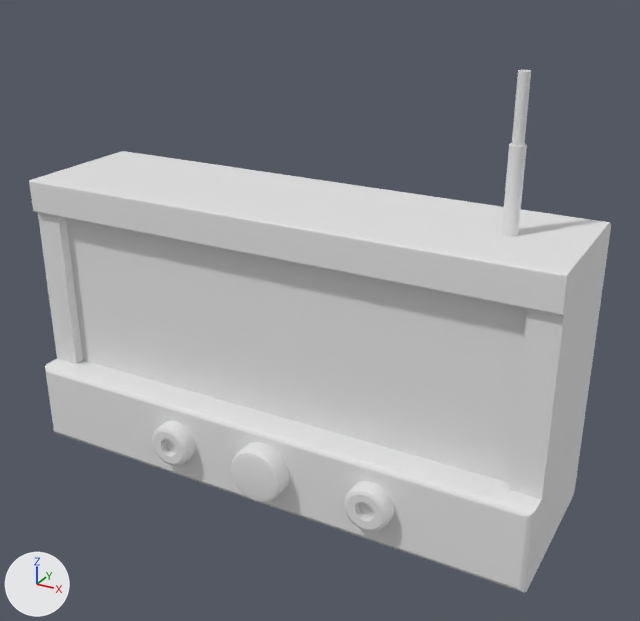
The FBX model Idea 1/FYP_IDEA1/Assets/Models/Radio.fbx: old version first, new version second.
Both versions are drawn from a 50 mm camera at (0.526, -0.478, 0.411) aimed at (0.233, 0.053, 0.145). Arrows for +X, +Y and +Z are at lower left; the lights stay in place. Materials are left out; every surface is plain grey. Where no turn or scale is listed for an object, it has been applied to the vertices.

Names of what the first picture shows: 'Radio'.
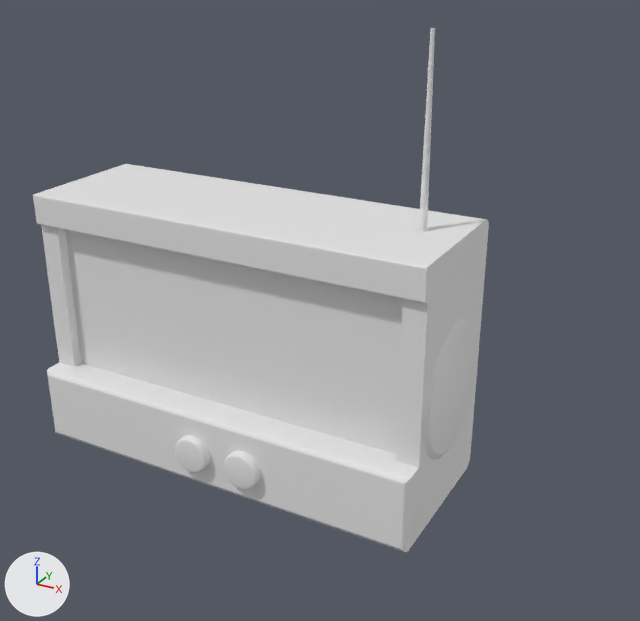
The change in detail:
me_mesh is used by ob_radio; location (0.0, 0.0, 0.0).
me_mesh had 475 vertices, 483 faces and spanned x -0.002..0.421, y -0.02..0.126, z 0.0..0.328.
me_mesh now has 356 vertices, 363 faces and spans x -0.007..0.341, y -0.013..0.126, z 0.0..0.348.
me_mesh part 1: the loose piece of 70 vertices spanning x -0.002..0.421, y -0.005..0.126, z 0.0..0.224 is scaled about its middle by (0.791, 1, 0.95), then moved by (-0.042, 0.0, -0.006).
me_mesh part 2: the loose piece of 81 vertices spanning x 0.196..0.24, y -0.02..0.005, z 0.013..0.057 is scaled about its middle by 0.686, then moved by (-0.018, 0.003, -0.006).
me_mesh part 3: the loose piece of 81 vertices spanning x 0.196..0.24, y -0.02..0.005, z 0.013..0.057 is copied, and the copy is scaled about its middle by 0.686, then moved by (-0.065, 0.003, -0.006); it spans x 0.138..0.169, y -0.013..0.005, z 0.014..0.045.
me_mesh part 4: a new loose piece, a 20-sided cut cone along z (radius 0.0039 at the low end, 0.0014 at the high end) spanning x 0.2998..0.3075, y 0.0709..0.0786, z 0.1385..0.3483.
me_mesh part 5: a new loose piece of 41 vertices spanning x 0.335..0.341, y 0.016..0.123, z 0.045..0.152.
me_mesh part 6: the loose piece of 121 vertices spanning x 0.29..0.325, y -0.017..0.003, z 0.018..0.053 is deleted.
me_mesh part 7: the loose piece of 121 vertices spanning x 0.12..0.155, y -0.017..0.003, z 0.018..0.053 is deleted.
me_mesh part 8: the loose piece of 82 vertices spanning x 0.364..0.374, y 0.058..0.069, z 0.127..0.328 is deleted.

Changed parts and their boxes [x1, y1, x2, y2] in the pictures (640 x 621 px; the box of a moved part takes in the faces that stretch with it):
'Radio', reshaped (22% narrower): before [29, 70, 611, 593]; after [33, 28, 489, 552]
part 1 of me_mesh, moved or reshaped: before [29, 151, 611, 593]; after [33, 164, 489, 552]
part 2 of me_mesh, moved or reshaped: before [231, 442, 290, 502]; after [223, 450, 261, 489]
part 3 of me_mesh, added: after [175, 435, 210, 473]
part 4 of me_mesh, added: after [419, 28, 435, 231]
part 5 of me_mesh, added: after [423, 317, 478, 460]
part 6 of me_mesh, deleted: before [344, 481, 394, 532]
part 7 of me_mesh, deleted: before [152, 421, 195, 466]
part 8 of me_mesh, deleted: before [502, 70, 531, 237]
